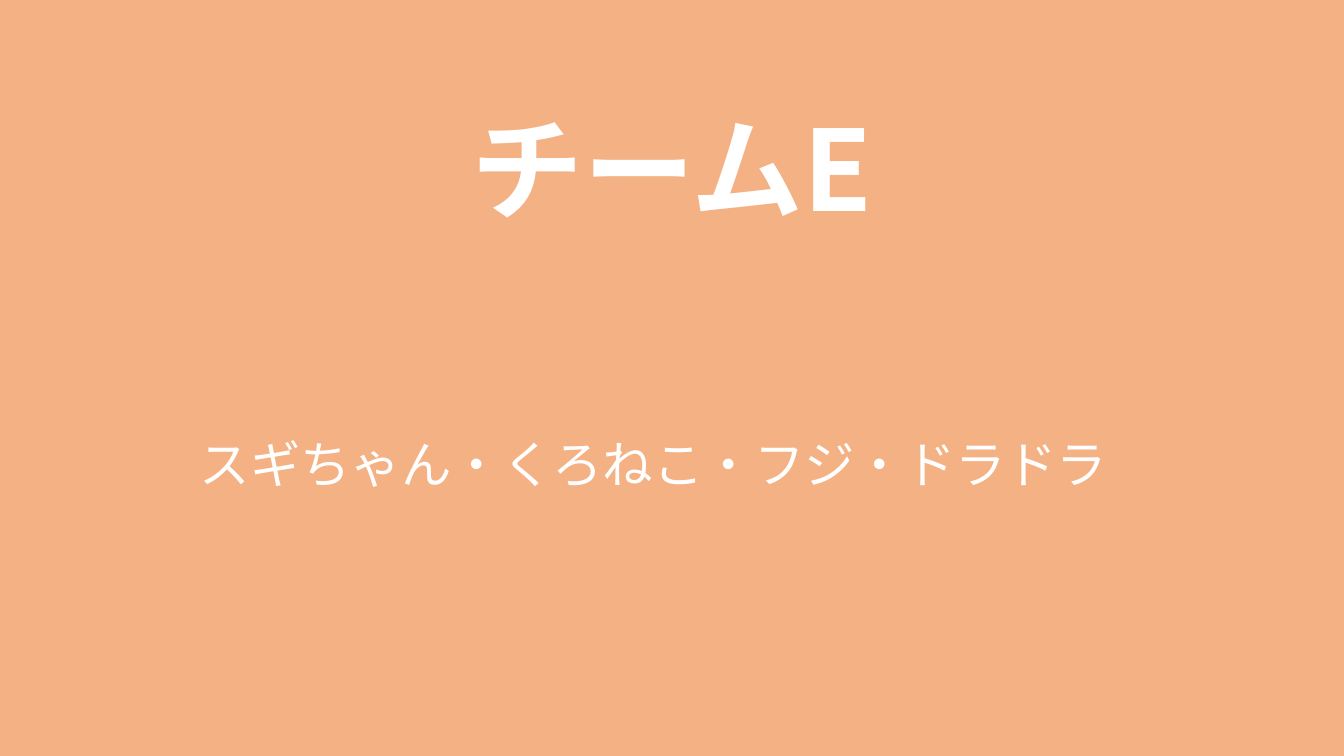
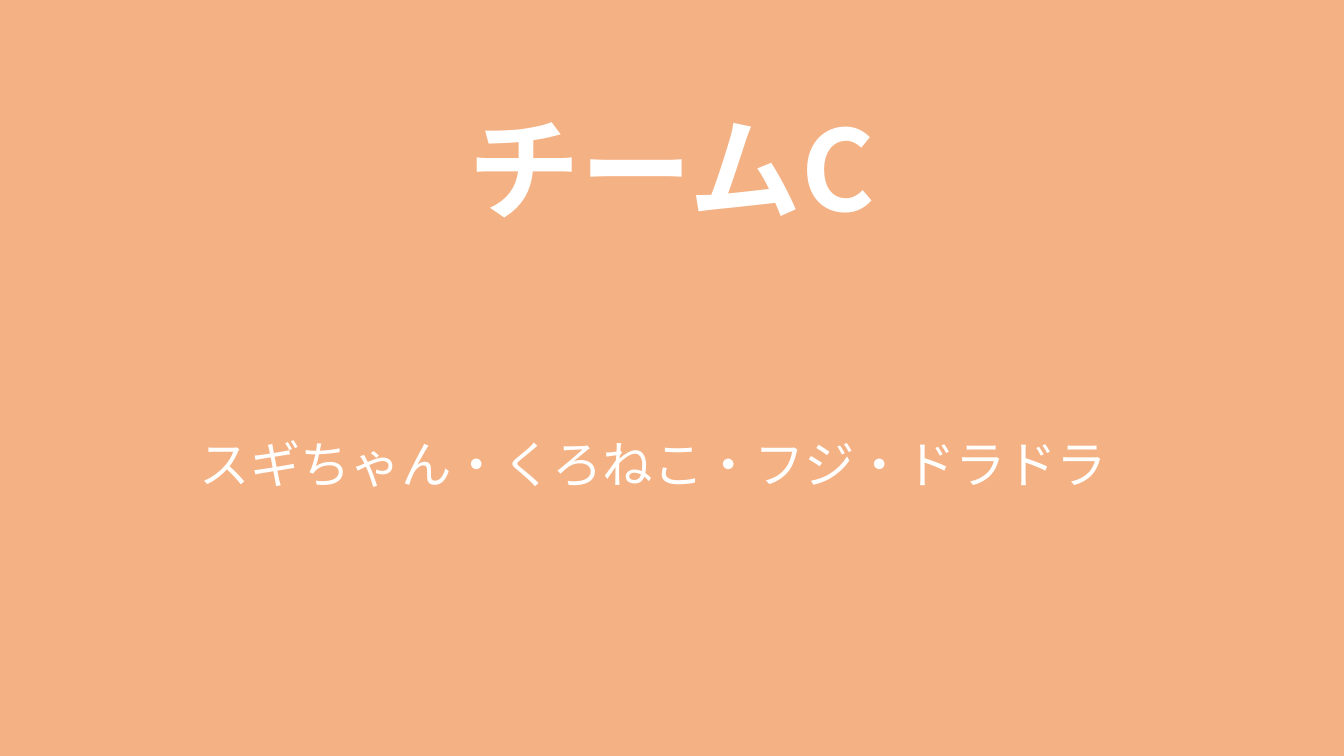
Before and after one commit to jack-app/Jackhack2019_management, a slide deck: slide 3 of チーム分け.pptx (slide 5 before the commit). Drawn at 1344x756 pixels with LibreOffice and Linux fonts; fonts in the diff are those of the drawing. Boxes give left, top, right and bottom in pixels: in the first picture for what was removed or moved away, otherwise in the second. Text is boxed around its words. In the diff, an @@ line names an element or a change of style, - is before the commit and + after.

```diff
--- a/チーム分け.pptx
+++ b/チーム分け.pptx
@@ title at (469, 122, 875, 217): text changed @@
-チームE
+チームC
```
Also in this commit, not shown: 4 other slides changed, 3 other files.
